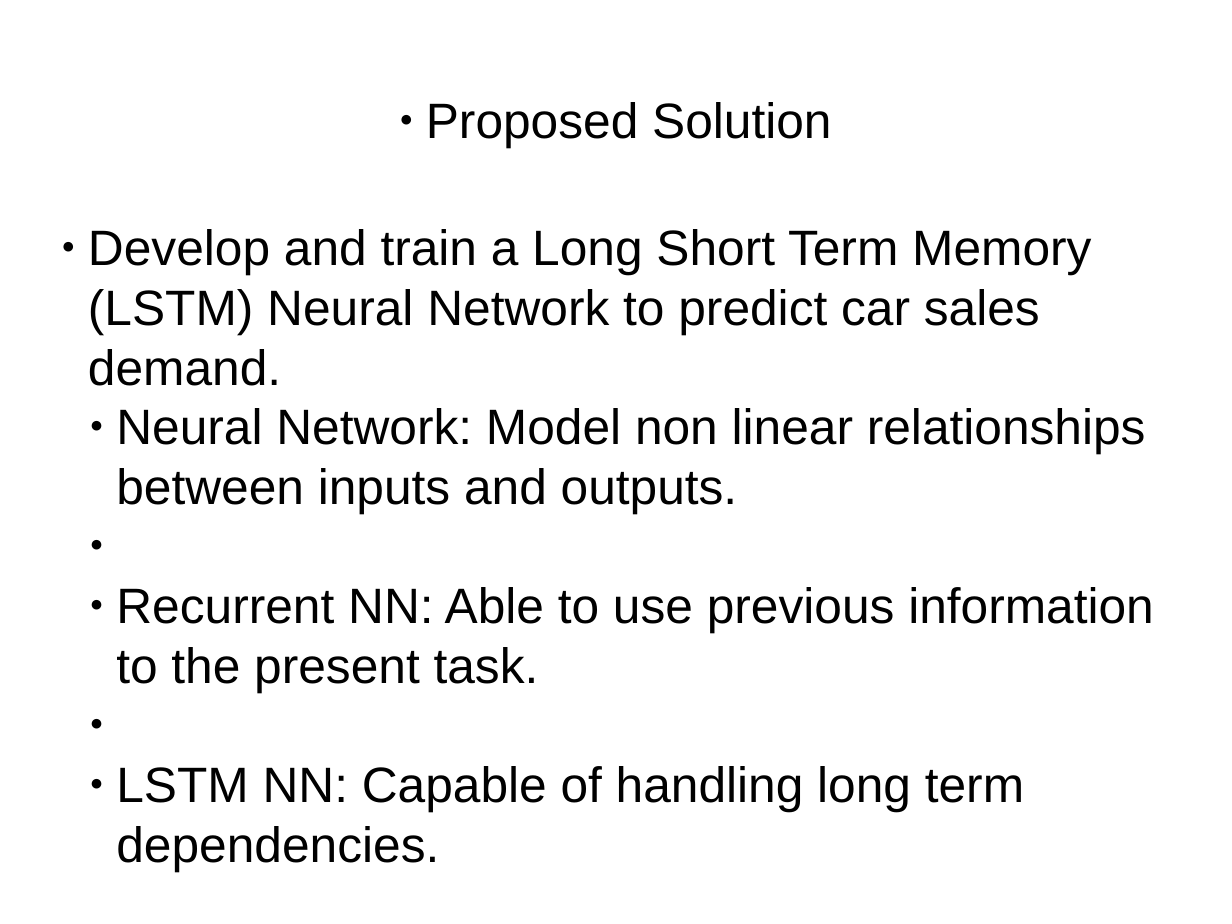
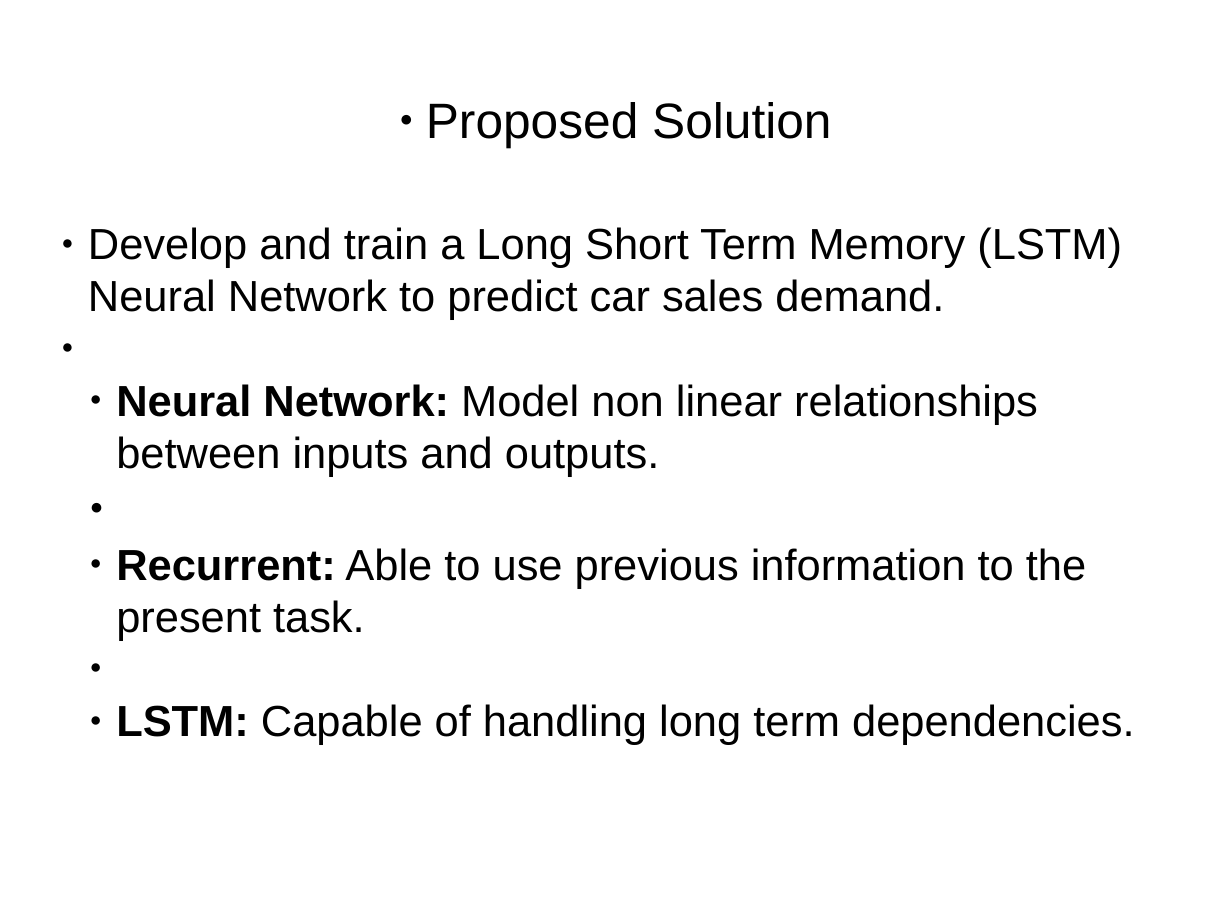
Before and after one commit to sebastianmontero/ritsumeikan-written-docs, a slide deck: slide 5 of car-sales-prediction-presentation.pptx. Drawn at 1232x924 pixels with LibreOffice and Linux fonts; fonts in the diff are those of the drawing. Boxes give left, top, right and bottom in pixels: in the first picture for what was removed or moved away, otherwise in the second. Text is boxed around its words. In the diff, an @@ line names an element or a change of style, - is before the commit and + after.

Commit message:
Added car sales prediction models

```diff
--- a/car-sales-prediction-presentation.pptx
+++ b/car-sales-prediction-presentation.pptx
@@ text at box(88, 227, 1122, 477): size 32 to 28 pt in "Develop and train a Long Short Term ...", "Neural Network: Model non linear relationships between ..."; bold on in "Neural Network:" @@
@@ text at box(116, 548, 1134, 745): text changed; size 32 to 28 pt @@
-● Recurrent NN: Able to use previous information to the present task.
-● LSTM NN: Capable of handling long term dependencies.
+● Recurrent: Able to use previous information to the present task.
+● LSTM: Capable of handling long term dependencies.
```
Also in this commit, not shown: 9 other slides changed, 9 slides added, 2 slides removed, 6 other files.
